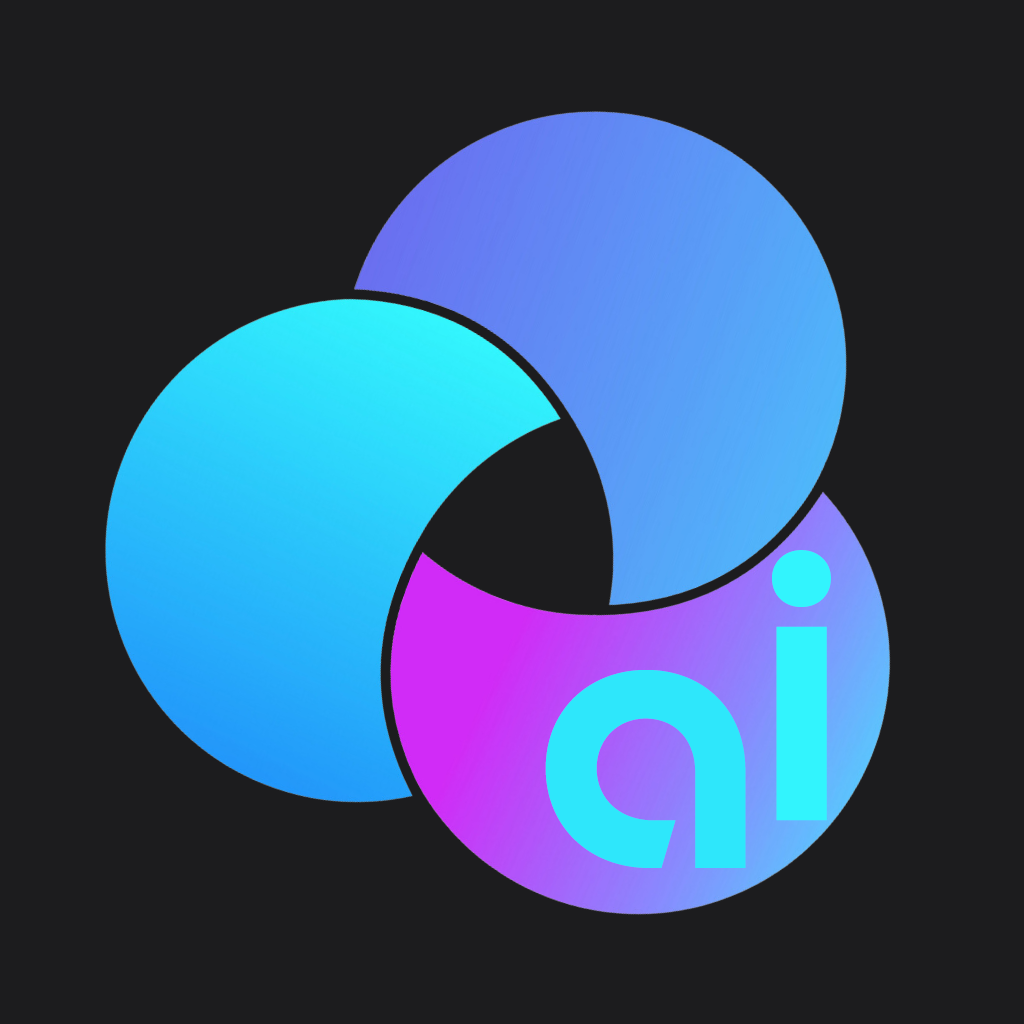
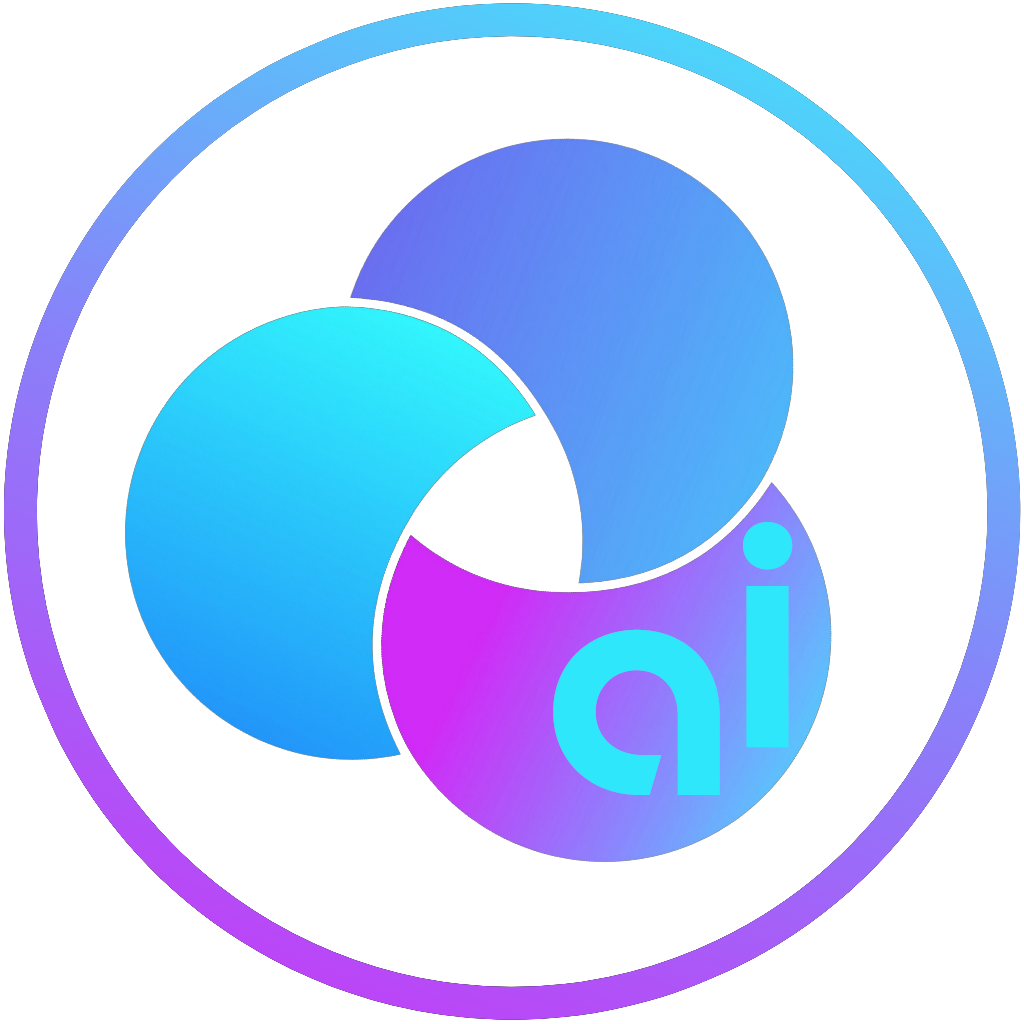
Revision of a layered 1024×1024 image; what changed, layer by layer:
hid group "App" (5 layers) over left=0, top=0, right=1024, bottom=1024
hid "Ebene 1" over left=0, top=0, right=1024, bottom=1024
showed group "Watch" (6 layers) over left=0, top=0, right=1024, bottom=1024
added layer "White" in group "Watch" over left=0, top=0, right=1024, bottom=1024